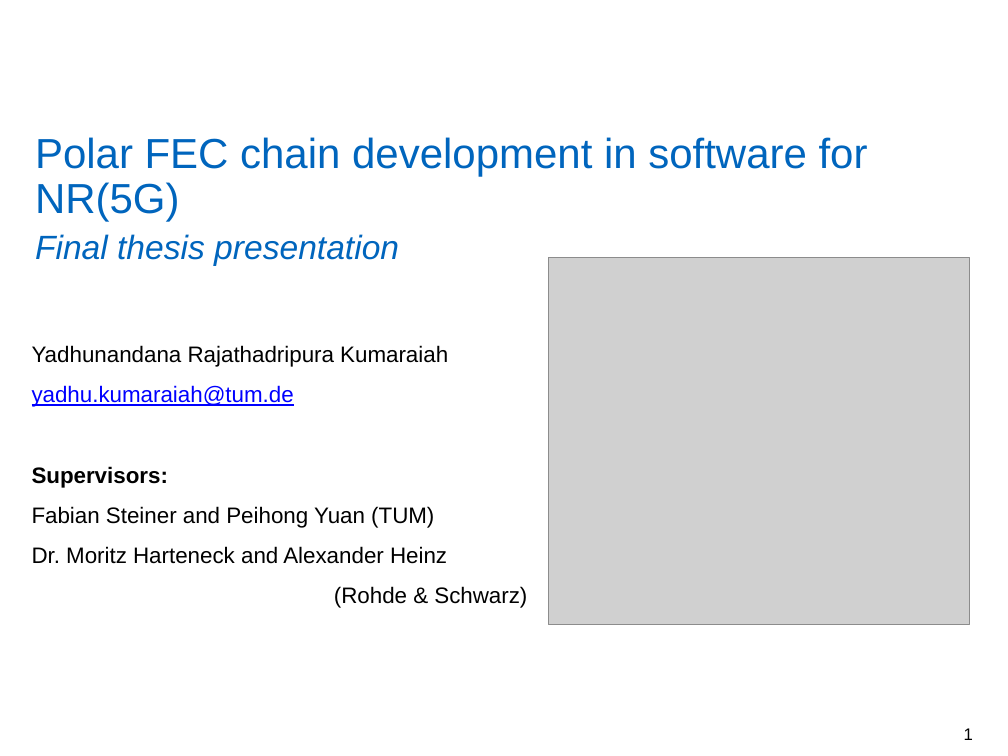
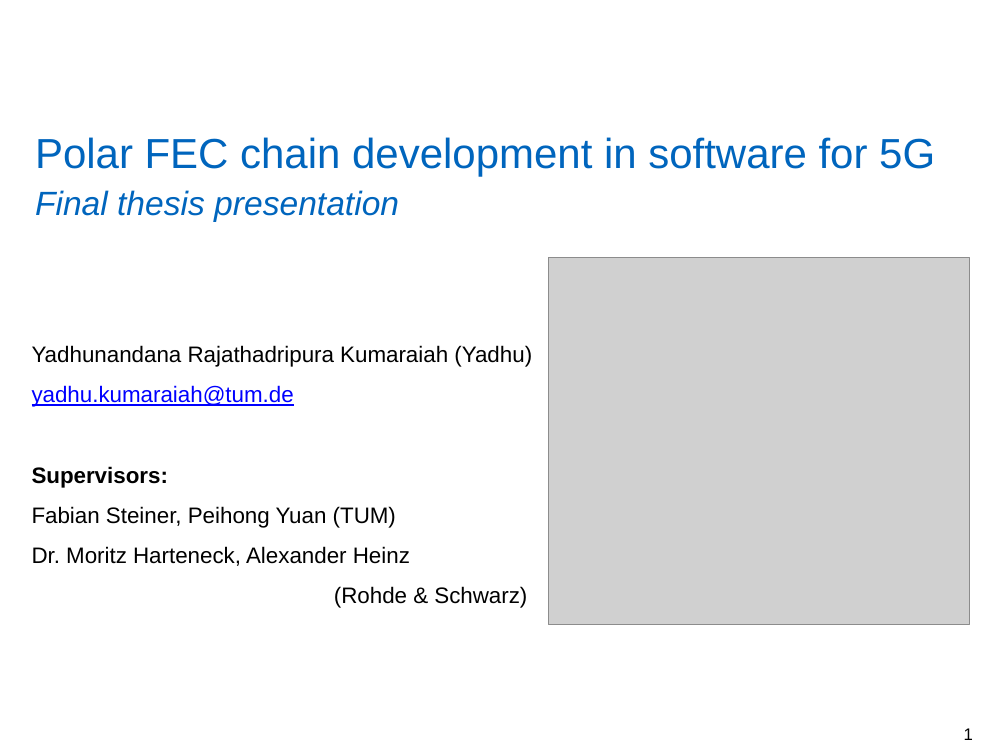
Before and after one commit to yadhu1961/thesis_5GPolorCodes, a slide deck: slide 1 of final_presentation/finalPpt.pptx. Drawn at 1008x756 pixels with LibreOffice and Linux fonts; fonts in the diff are those of the drawing; grey boxes stand for pictures; background and template pictures are left out. Boxes give left, top, right and bottom in pixels: in the first picture for what was removed or moved away, otherwise in the second. Text is boxed around its words. In the diff, an @@ line names an element or a change of style, - is before the commit and + after.

```diff
--- a/final_presentation/finalPpt.pptx
+++ b/final_presentation/finalPpt.pptx
@@ title at (35, 137, 935, 222): text changed @@
-Polar FEC chain development in software for NR(5G)
-Final thesis presentation
+Polar FEC chain development in software for 5G
+Final thesis presentation
@@ text at (32, 345, 532, 367): text changed @@
-Yadhunandana Rajathadripura Kumaraiah
+Yadhunandana Rajathadripura Kumaraiah (Yadhu)
@@ text at (32, 506, 410, 566): text changed @@
-Fabian Steiner and Peihong Yuan (TUM)
-Dr. Moritz Harteneck and Alexander Heinz
+Fabian Steiner, Peihong Yuan (TUM)
+Dr. Moritz Harteneck, Alexander Heinz
```
Also in this commit, not shown: 12 other slides changed, 17 slides added, 1 slide removed, 8 other files.
